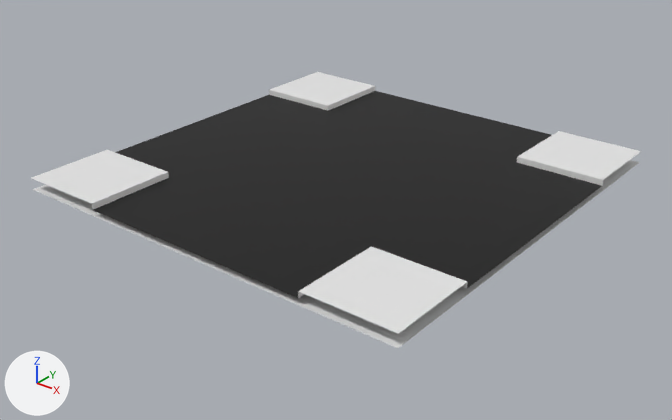
The FBX model Samples/RoadSystem/Models/Intersection.fbx, before and after one commit.
Before and after are seen from a 50 mm lens placed at (17.05, -21.83, 11.97), pointed at (0.1, -0.64, -1.17). Arrows for +X, +Y and +Z are at lower left; the lights stay in place. The first picture is the older version.
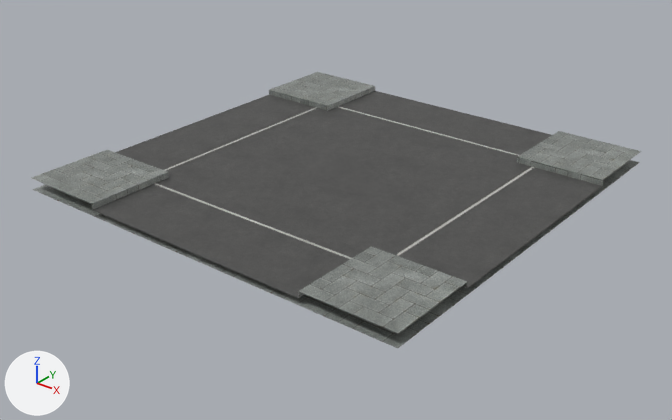
The edits, one by one:
Picture 'PavingStones081_1K_Color.png' (img_pavingstones081_1k_color_png) is new.
Picture 'Road007_1K_Color.png' (img_road007_1k_color_png) is new.
In material 'Road' (mat_road), base_color is no longer (0.0, 0.0, 0.0), black #000000.
In material 'Road' (mat_road), texture is now set to img_road007_1k_color_png.
In material 'Sidewalk' (mat_sidewalk), base_color is no longer (0.8, 0.8, 0.8), white #e7e7e7.
In material 'Sidewalk' (mat_sidewalk), texture is now set to img_pavingstones081_1k_color_png.

Where the change shows, as pixel boxes [x1, y1, x2, y2] in the pictures (672 x 420 px):
'Plane', surface changed: [32, 72, 641, 348] in both
